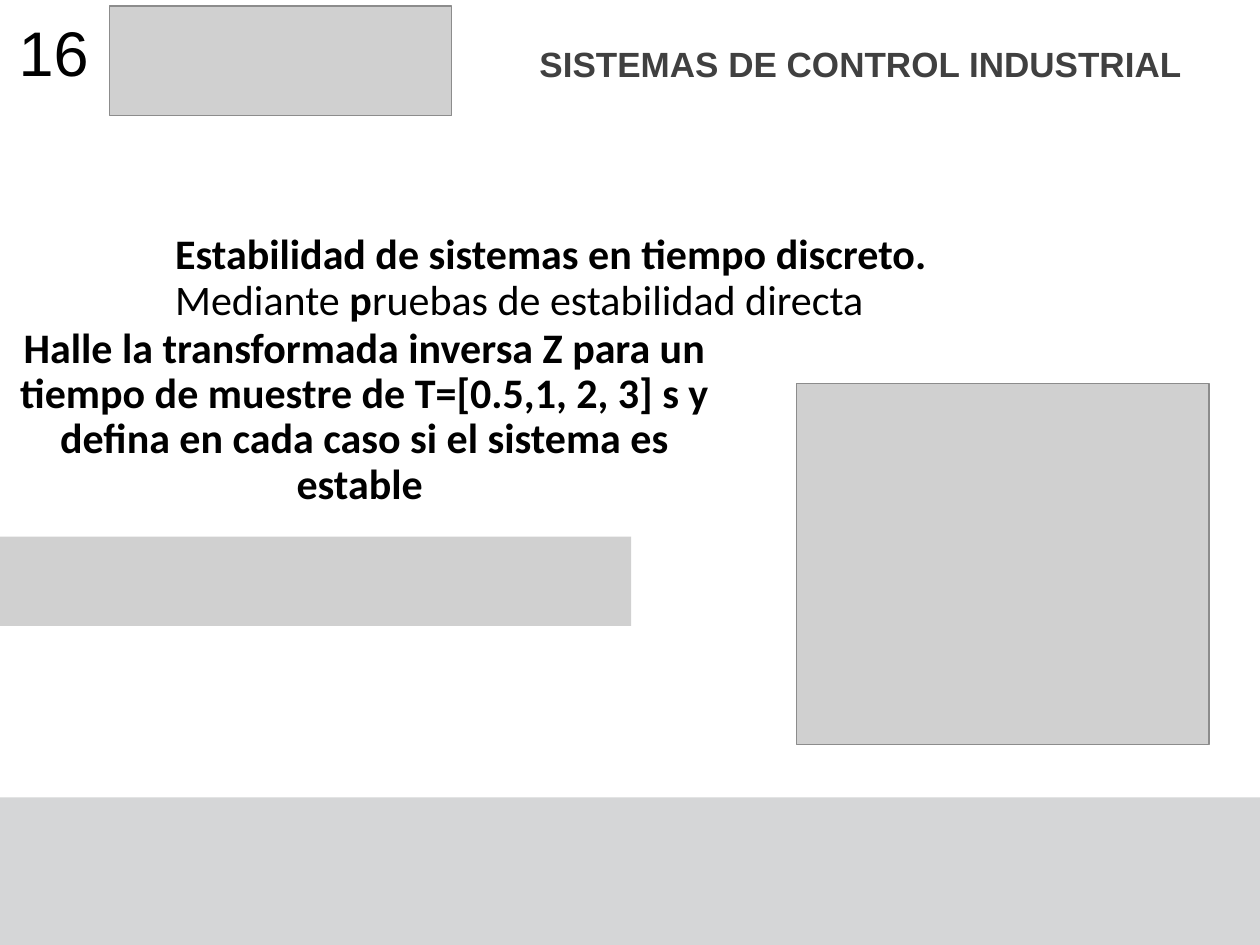
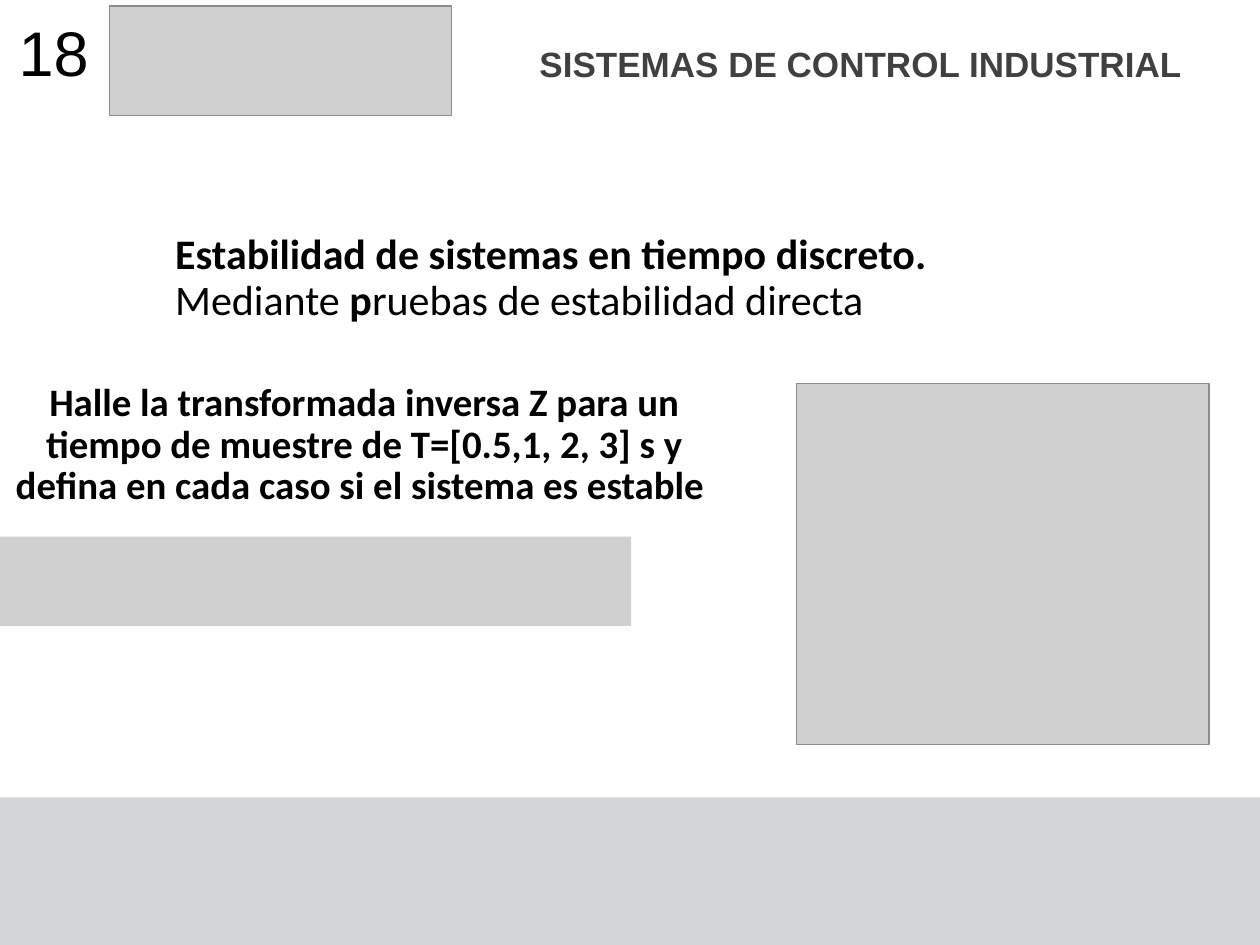
Before and after one commit to F4bian1012/Sistemas_De_Contro_Industrial, a slide deck: slide 18 of Lesson_7/Estabilidad.pptx. Drawn at 1260x945 pixels with LibreOffice and Linux fonts; fonts in the diff are those of the drawing; grey boxes stand for pictures. Boxes give left, top, right and bottom in pixels: in the first picture for what was removed or moved away, otherwise in the second. Text is boxed around its words. In the diff, an @@ line names an element or a change of style, - is before the commit and + after.

```diff
--- a/Lesson_7/Estabilidad.pptx
+++ b/Lesson_7/Estabilidad.pptx
@@ text at <box>19,32,89,77</box>: text changed @@
-16
+18
@@ text "Halle la transformada inversa Z ..." at <box>16,388,704,500</box>: size 24 to 22.2 pt @@
```
Also in this commit, not shown: 2 other slides changed, 13 other files.
